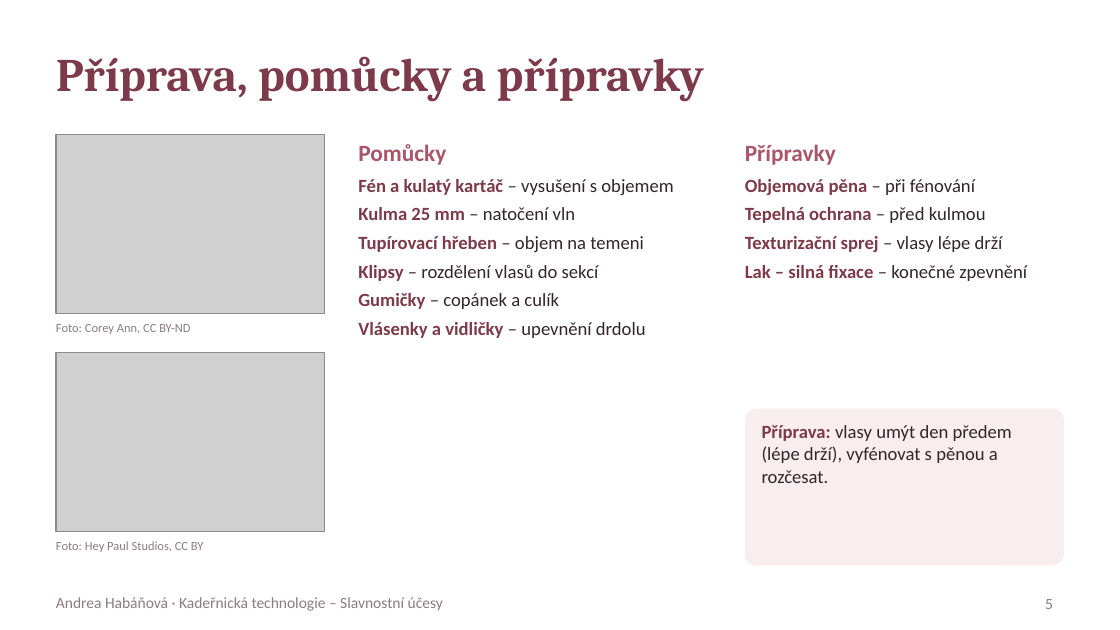
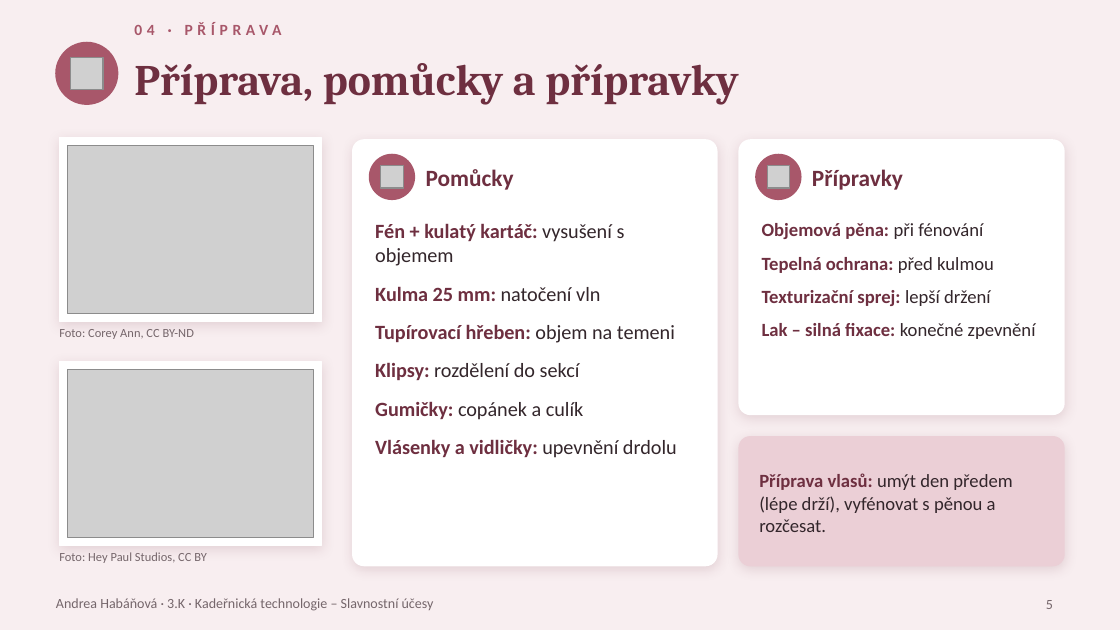
Before and after one commit to tdrzt4grdp-beep/P, a slide deck: slide 5 of svatebni_uces/Svatebni_uces_Habanova.pptx. Drawn at 1120x630 pixels with LibreOffice and Linux fonts; fonts in the diff are those of the drawing; grey boxes stand for pictures. Boxes give left, top, right and bottom in pixels: in the first picture for what was removed or moved away, otherwise in the second. Text is boxed around its words. In the diff, an @@ line names an element or a change of style, - is before the commit and + after.

```diff
--- a/svatebni_uces/Svatebni_uces_Habanova.pptx
+++ b/svatebni_uces/Svatebni_uces_Habanova.pptx
@@ background #FFFFFF to #F8EEF0 @@
@@ text added at <box>134,22,282,35</box>, 10 pt, text #A8576A, bold @@
+04 · PŘÍPRAVA
@@ ellipse added at <box>56,43,118,104</box>, fill #A8576A, outline #A8576A 1 pt @@
@@ picture added at <box>71,57,103,90</box> @@
@@ title "Příprava, pomůcky a přípravky": place and size @@
-title "Příprava, pomůcky a přípravky" at <box>56,56,704,101</box>
+title "Příprava, pomůcky a přípravky" at <box>134,63,738,105</box>
@@ title "Příprava, pomůcky a přípravky" at <box>134,63,738,105</box>: size 30 to 28 pt, text colour #7C3A4A to #6E2F40 @@
@@ rectangle added at <box>59,138,321,321</box>, fill #FFFFFF, outline #FFFFFF 1 pt @@
@@ picture: place and size @@
-picture at <box>56,134,325,314</box>
+picture at <box>67,146,314,314</box>
@@ rounded rectangle added at <box>353,140,717,566</box>, fill #FFFFFF, outline #FFFFFF 1 pt @@
@@ rounded rectangle added at <box>739,140,1064,414</box>, fill #FFFFFF, outline #FFFFFF 1 pt @@
@@ ellipse added at <box>370,155,414,199</box>, fill #A8576A, outline #A8576A 1 pt @@
@@ picture added at <box>381,166,403,188</box> @@
@@ text "Pomůcky": place and size @@
-text "Pomůcky" at <box>358,144,446,165</box>
+text "Pomůcky" at <box>426,169,514,190</box>
@@ text "Pomůcky" at <box>426,169,514,190</box>: text colour #A8576A to #6E2F40 @@
@@ ellipse added at <box>756,155,801,199</box>, fill #A8576A, outline #A8576A 1 pt @@
@@ picture added at <box>767,166,790,188</box> @@
@@ text "Přípravky" at <box>812,169,903,190</box>: text colour #A8576A to #6E2F40 @@
@@ text "Přípravky": place and size @@
-text "Přípravky" at <box>745,144,836,165</box>
+text "Přípravky" at <box>812,169,903,190</box>
@@ text at <box>375,223,677,458</box>: text changed; size 12 to 13 pt @@
-• Fén a kulatý kartáč – vysušení s objemem
-• Kulma 25 mm – natočení vln
-• Tupírovací hřeben – objem na temeni
-• Klipsy – rozdělení vlasů do sekcí
-• Gumičky – copánek a culík
-• Vlásenky a vidličky – upevnění drdolu
+Fén + kulatý kartáč: vysušení s objemem
+Kulma 25 mm: natočení vln
+Tupírovací hřeben: objem na temeni
+Klipsy: rozdělení do sekcí
+Gumičky: copánek a culík
+Vlásenky a vidličky: upevnění drdolu
@@ text at <box>762,223,1036,339</box>: text changed; text colour #7C3A4A to #6E2F40 @@
-• Objemová pěna – při fénování
-• Tepelná ochrana – před kulmou
-• Texturizační sprej – vlasy lépe drží
-• Lak – silná fixace – konečné zpevnění
+Objemová pěna: při fénování
+Tepelná ochrana: před kulmou
+Texturizační sprej: lepší držení
+Lak – silná fixace: konečné zpevnění
@@ text "Foto: Corey Ann, CC BY-ND" at <box>59,329,194,339</box>: text colour #8A7C80 to #75666B; vertical alignment middle to top @@
@@ rectangle added at <box>59,362,321,545</box>, fill #FFFFFF, outline #FFFFFF 1 pt @@
@@ picture: place and size @@
-picture at <box>56,353,325,532</box>
+picture at <box>67,370,314,538</box>
@@ rounded rectangle: place and size @@
-rounded rectangle at <box>745,409,1064,566</box>
+rounded rectangle at <box>739,437,1064,566</box>
@@ rounded rectangle at <box>739,437,1064,566</box>: fill #F8EEF0 to #EBCFD6; outline none to #EBCFD6 1 pt; shadow on; proportions changed @@
@@ text "Příprava vlasů: umýt den předem ..." at <box>759,473,1012,532</box>: vertical alignment top to middle @@
@@ text at <box>759,473,1012,532</box>: text changed @@
-Příprava: vlasy umýt den předem (lépe drží), vyfénovat s pěnou a rozčesat.
+Příprava vlasů: umýt den předem (lépe drží), vyfénovat s pěnou a rozčesat.
@@ text "Foto: Hey Paul Studios, CC ..." at <box>59,552,206,563</box>: text colour #8A7C80 to #75666B; vertical alignment middle to top @@
@@ text "Foto: Hey Paul Studios, CC ...": place and size @@
-text "Foto: Hey Paul Studios, CC ..." at <box>56,541,203,552</box>
+text "Foto: Hey Paul Studios, CC ..." at <box>59,552,206,563</box>
@@ text at <box>56,598,434,611</box>: text changed; size 10 to 9 pt; text colour #8A7C80 to #75666B @@
-Andrea Habáňová · Kadeřnická technologie – Slavnostní účesy
+Andrea Habáňová · 3.K · Kadeřnická technologie – Slavnostní účesy
@@ page number at <box>1046,600,1053,609</box>: size 10 to 9 pt, text colour #8A7C80 to #75666B @@
```
Also in this commit, not shown: 8 other slides changed, 5 other files.
